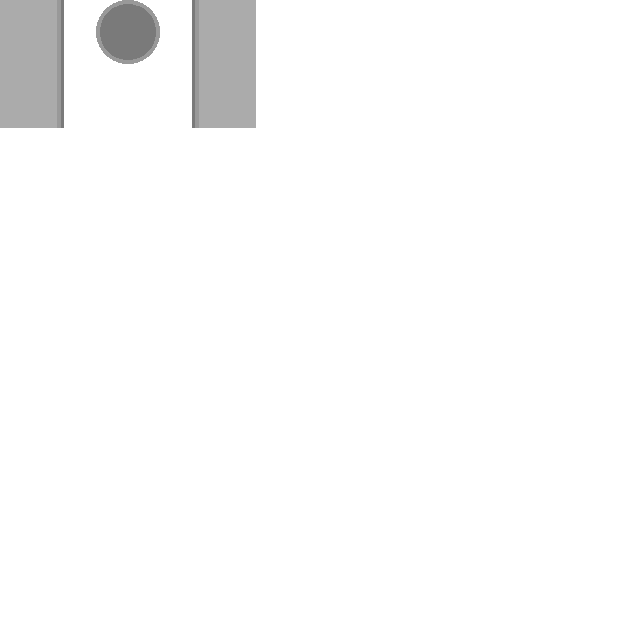
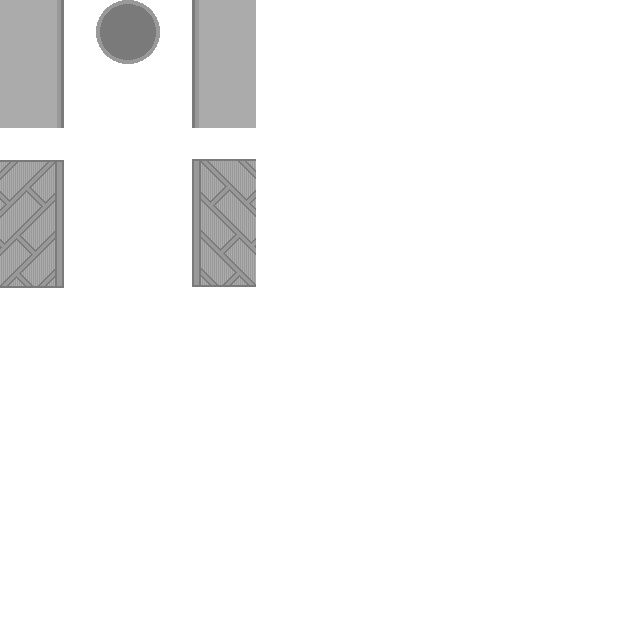
Layer changes from the first w=640, h=640 image to the second:
added layer "Layer 16" above "Layer 15" over [192, 159, 256, 287]
renamed "Layer 2" to "Layer 15", painted on it over [0, 159, 256, 288]
